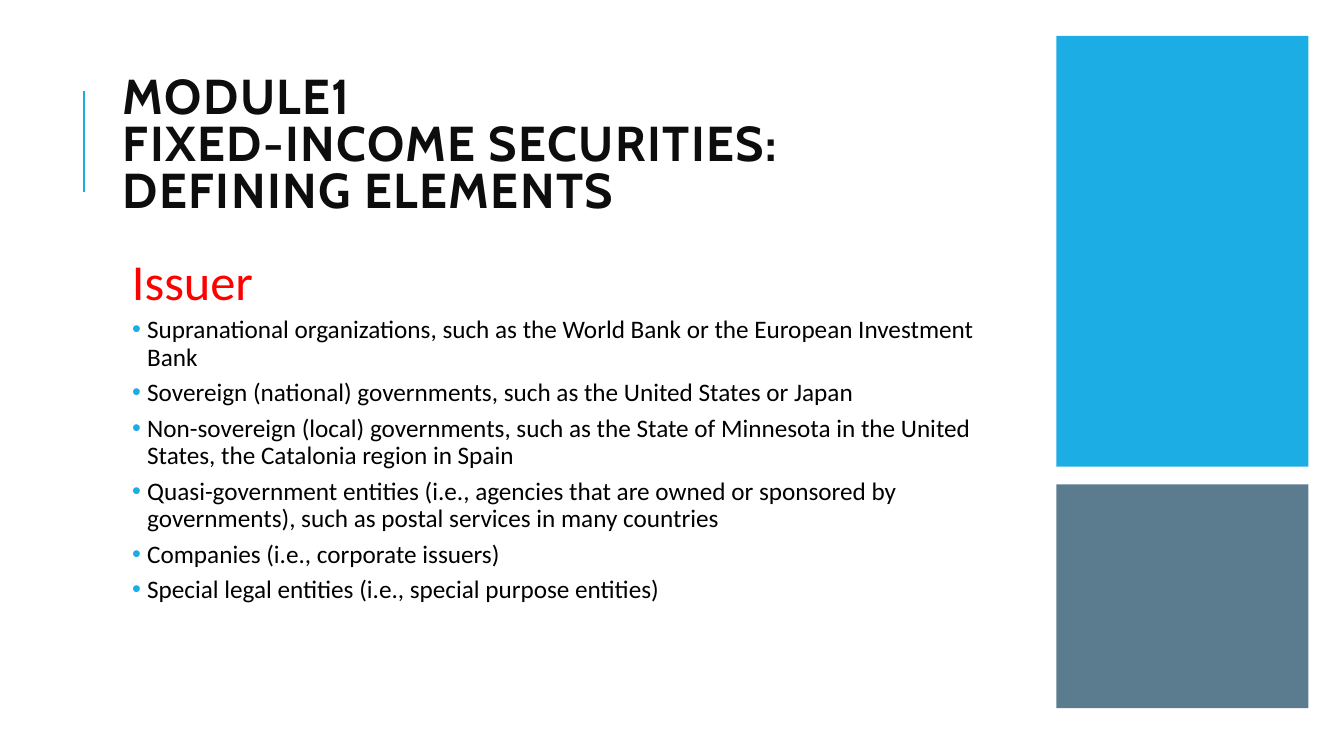
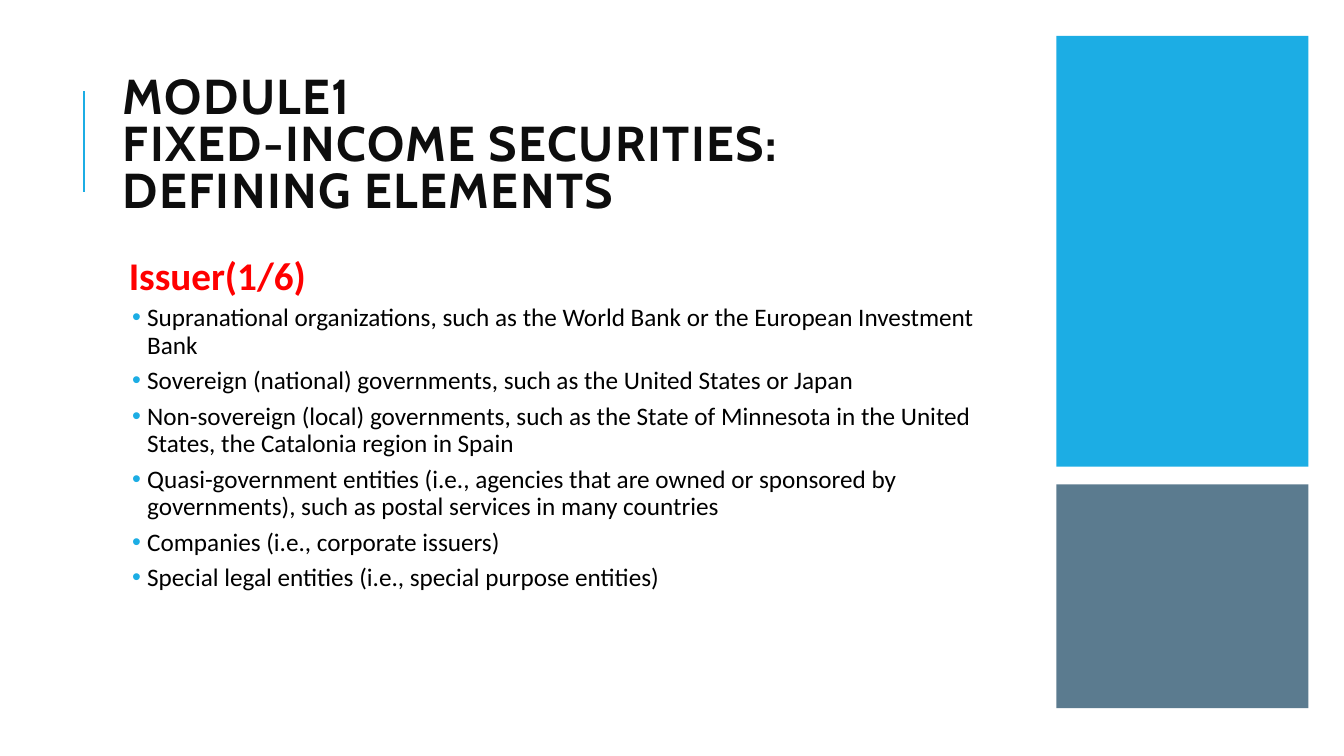
Before and after one commit to Isco0530/data, a slide deck: slide 3 of Fixed Income.pptx. Drawn at 1344x756 pixels with LibreOffice and Linux fonts; fonts in the diff are those of the drawing. Boxes give left, top, right and bottom in pixels: in the first picture for what was removed or moved away, otherwise in the second. Text is boxed around its words. In the diff, an @@ line names an element or a change of style, - is before the commit and + after.

```diff
--- a/Fixed Income.pptx
+++ b/Fixed Income.pptx
@@ text at (129, 261, 306, 296): text changed; size 36 to 28 pt; bold on @@
-  Issuer
+  Issuer(1/6)
```
Also in this commit, not shown: 17 other slides changed, 8 slides added.
